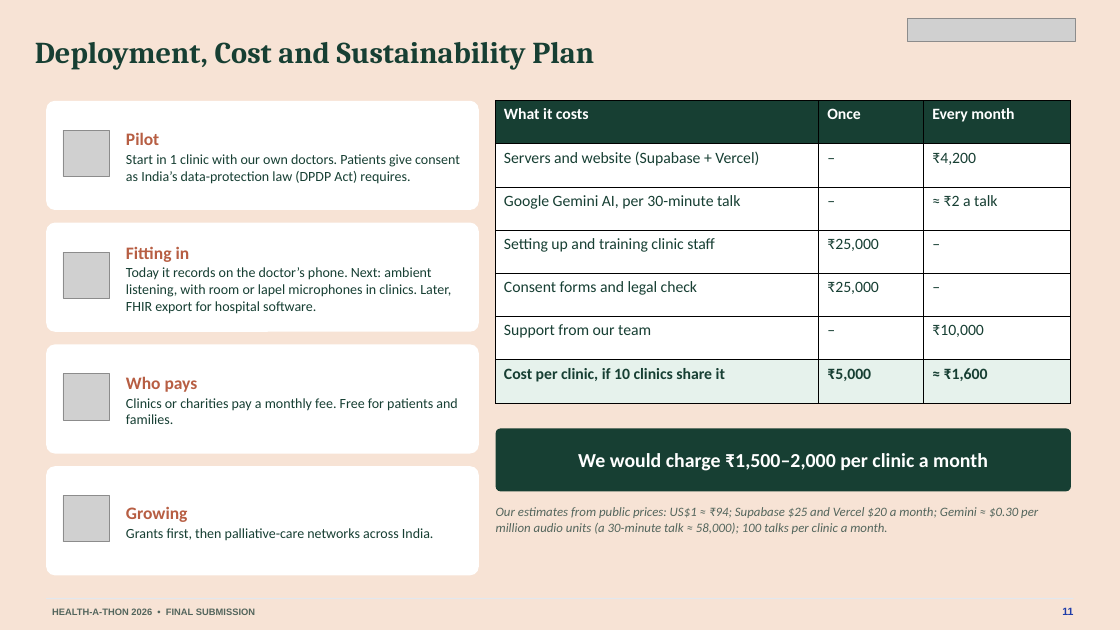
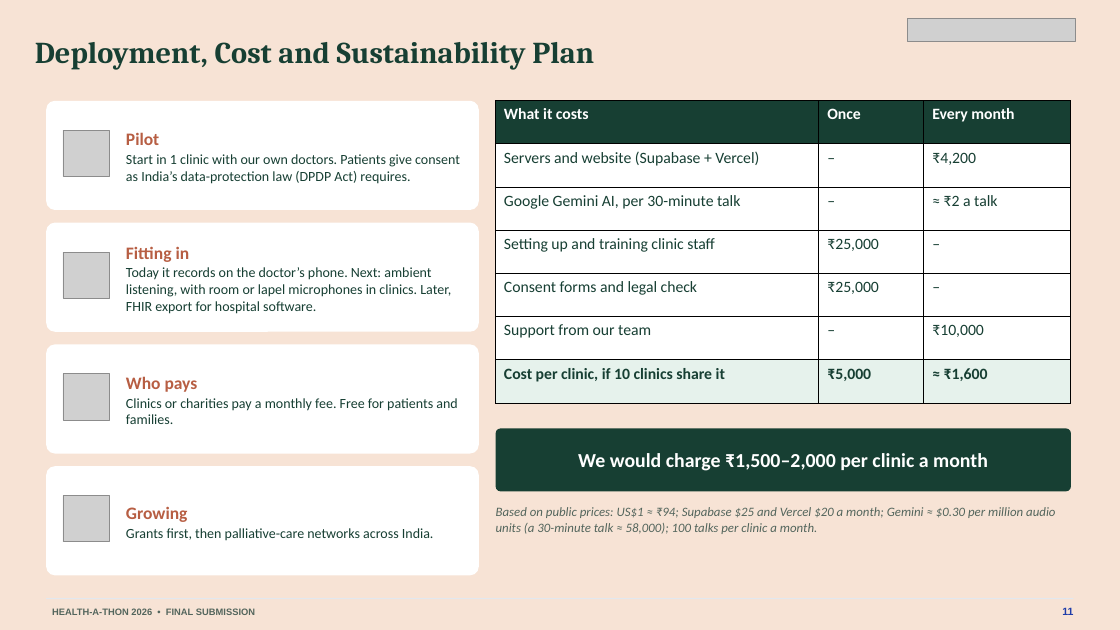
Before and after one commit to basithladdu/healthathon, a slide deck: slide 11 of output/final-submission/Sahara-Final-Presentation.pptx. Drawn at 1120x630 pixels with LibreOffice and Linux fonts; fonts in the diff are those of the drawing; grey boxes stand for pictures. Boxes give left, top, right and bottom in pixels: in the first picture for what was removed or moved away, otherwise in the second. Text is boxed around its words. In the diff, an @@ line names an element or a change of style, - is before the commit and + after.

```diff
--- a/output/final-submission/Sahara-Final-Presentation.pptx
+++ b/output/final-submission/Sahara-Final-Presentation.pptx
@@ text at [496,507,1055,534]: text changed @@
-Our estimates from public prices: US$1 ≈ ₹94; Supabase $25 and Vercel $20 a month; Gemini ≈ $0.30 per million audio units (a 30-minute talk ≈ 58,000); 100 talks per clinic a month.
+Based on public prices: US$1 ≈ ₹94; Supabase $25 and Vercel $20 a month; Gemini ≈ $0.30 per million audio units (a 30-minute talk ≈ 58,000); 100 talks per clinic a month.
```
Also in this commit, not shown: 7 other slides changed, 6 other files.
